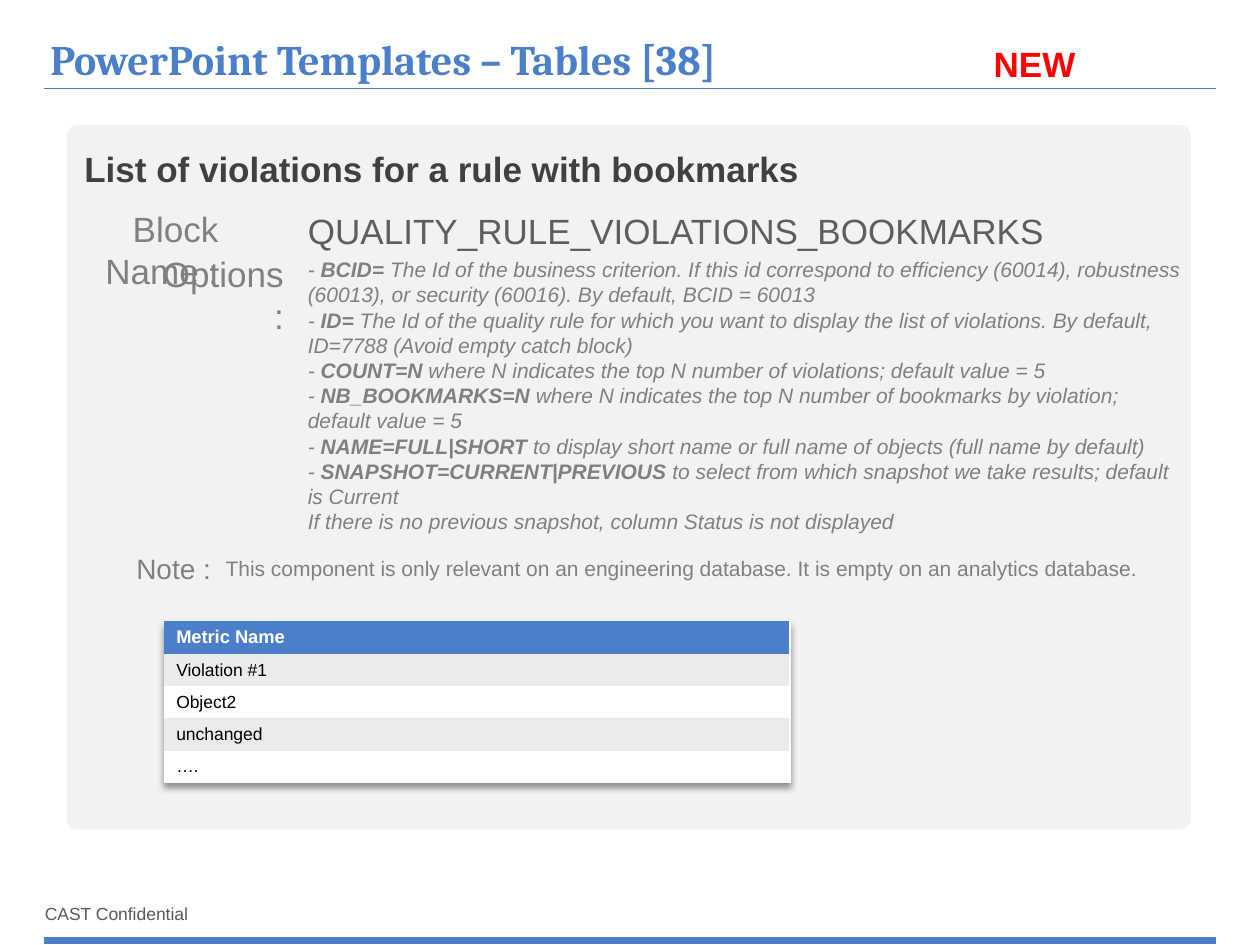
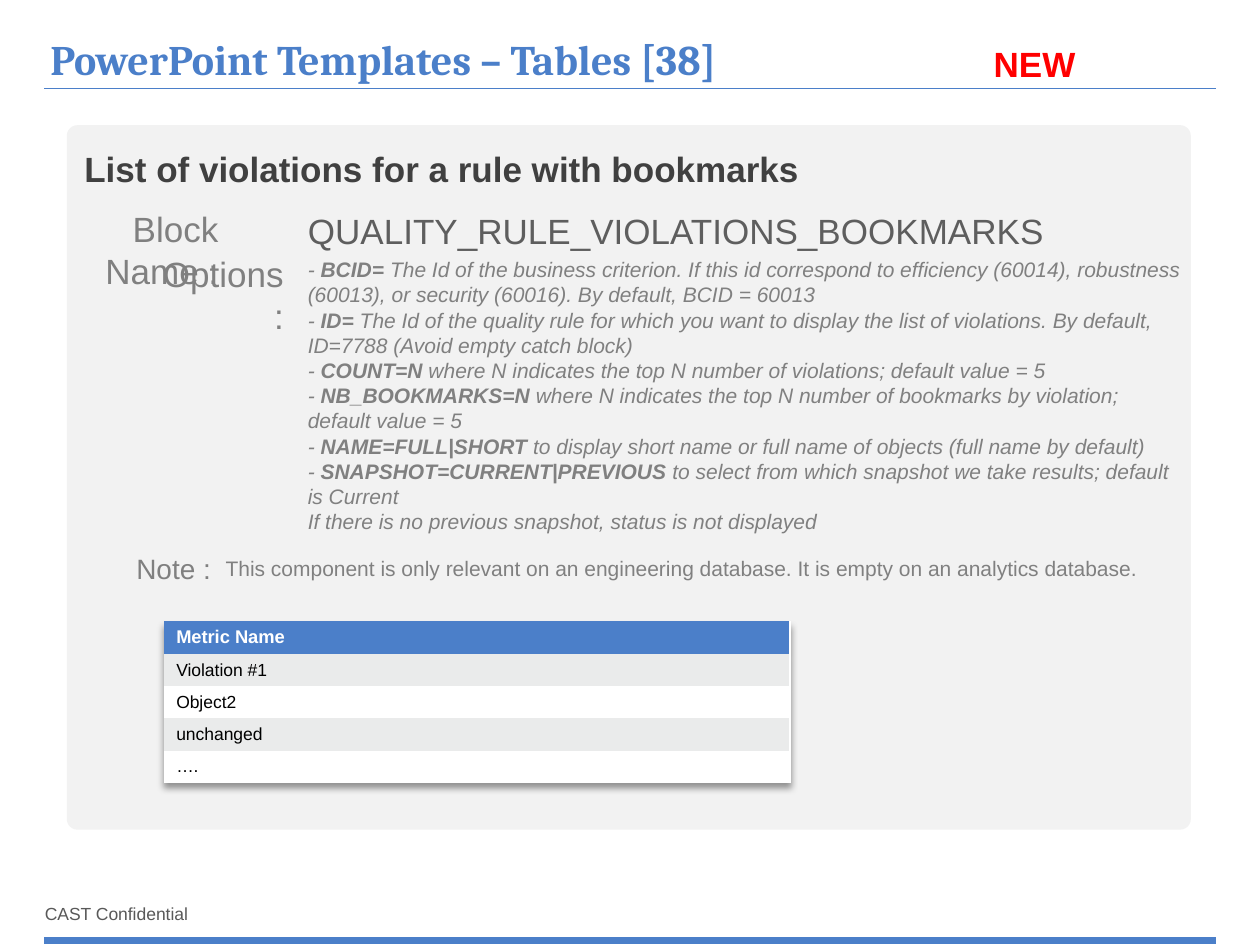
Before and after one commit to CAST-projects/ReportGenerator, a slide deck: slide 69 of CastReporting.Reporting/TemplatesFiles/1- Powerpoint-components-library.pptx. Drawn at 1260x945 pixels with LibreOffice and Linux fonts; fonts in the diff are those of the drawing; background and template pictures are left out. Boxes give left, top, right and bottom in pixels: in the first picture for what was removed or moved away, otherwise in the second. Text is boxed around its words. In the diff, an @@ line names an element or a change of style, - is before the commit and + after.

```diff
--- a/CastReporting.Reporting/TemplatesFiles/1- Powerpoint-components-library.pptx
+++ b/CastReporting.Reporting/TemplatesFiles/1- Powerpoint-components-library.pptx
@@ text at (x1=308, y1=514, x2=817, y2=534): text changed @@
-If there is no previous snapshot, column Status is not displayed
+If there is no previous snapshot, status is not displayed
```
Also in this commit, not shown: 3 other files.
